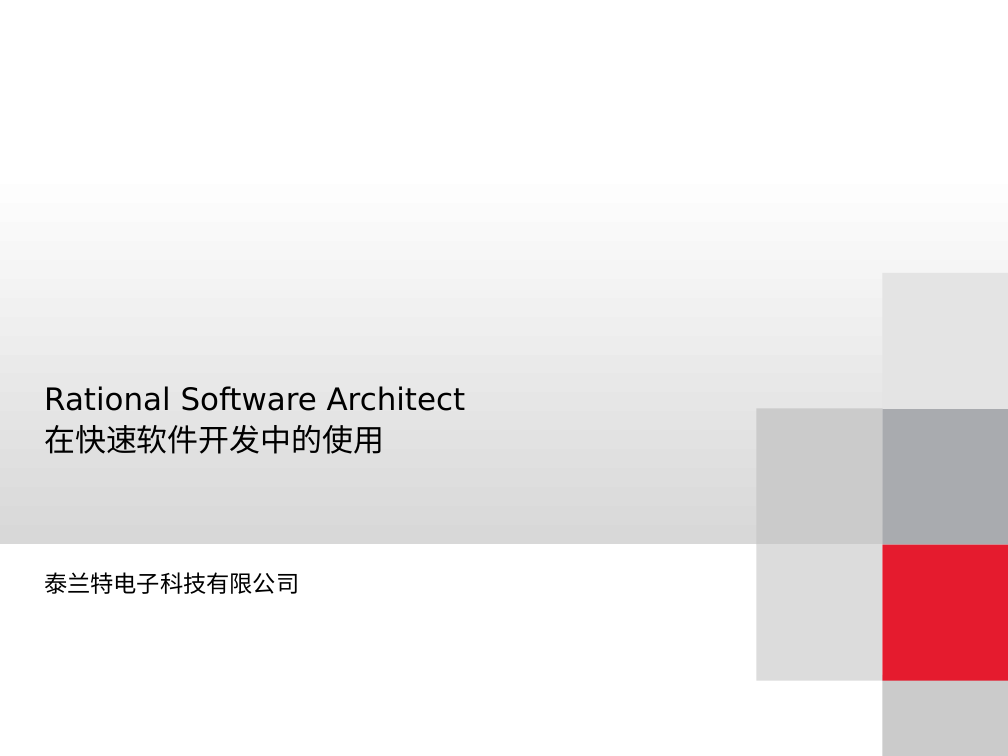
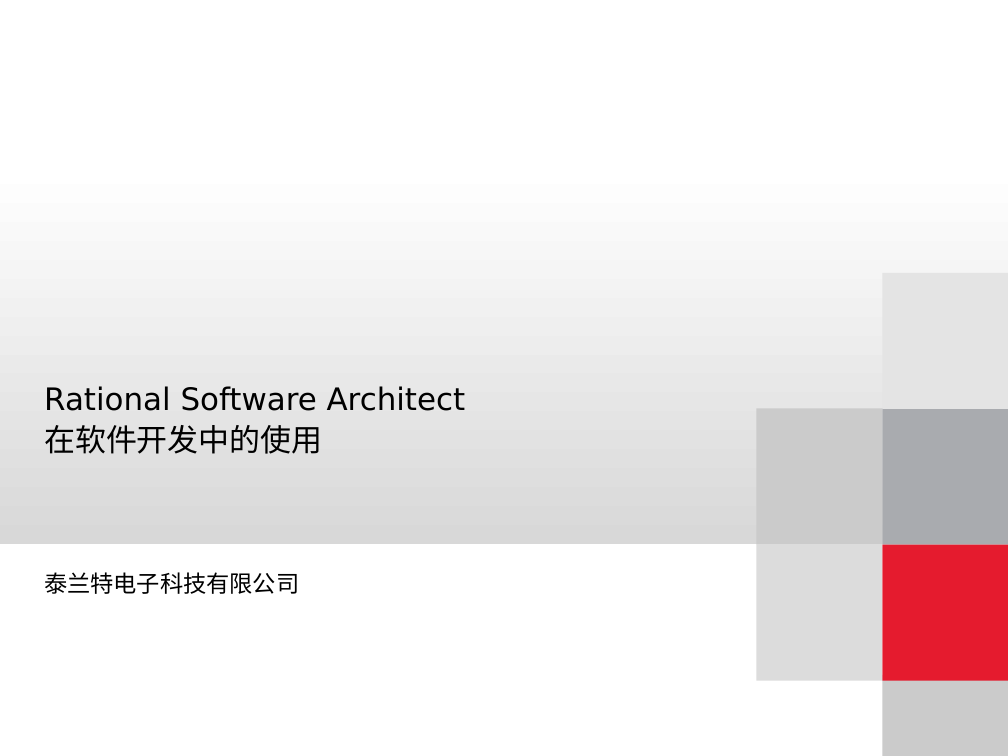
Before and after one commit to aqssxlzc/goagentAutoUpdate, a slide deck: slide 1 of RSA.pptx. Drawn at 1008x756 pixels with LibreOffice and Linux fonts; fonts in the diff are those of the drawing; background and template pictures are left out. Boxes give left, top, right and bottom in pixels: in the first picture for what was removed or moved away, otherwise in the second. Text is boxed around its words. In the diff, an @@ line names an element or a change of style, - is before the commit and + after.

Commit message:
edited ppt

```diff
--- a/RSA.pptx
+++ b/RSA.pptx
@@ title at <box>44,386,466,454</box>: text changed @@
-Rational Software Architect
-在快速软件开发中的使用
+Rational Software Architect
+在软件开发中的使用
```
Also in this commit, not shown: 1 other slide changed, 3 slides added.
